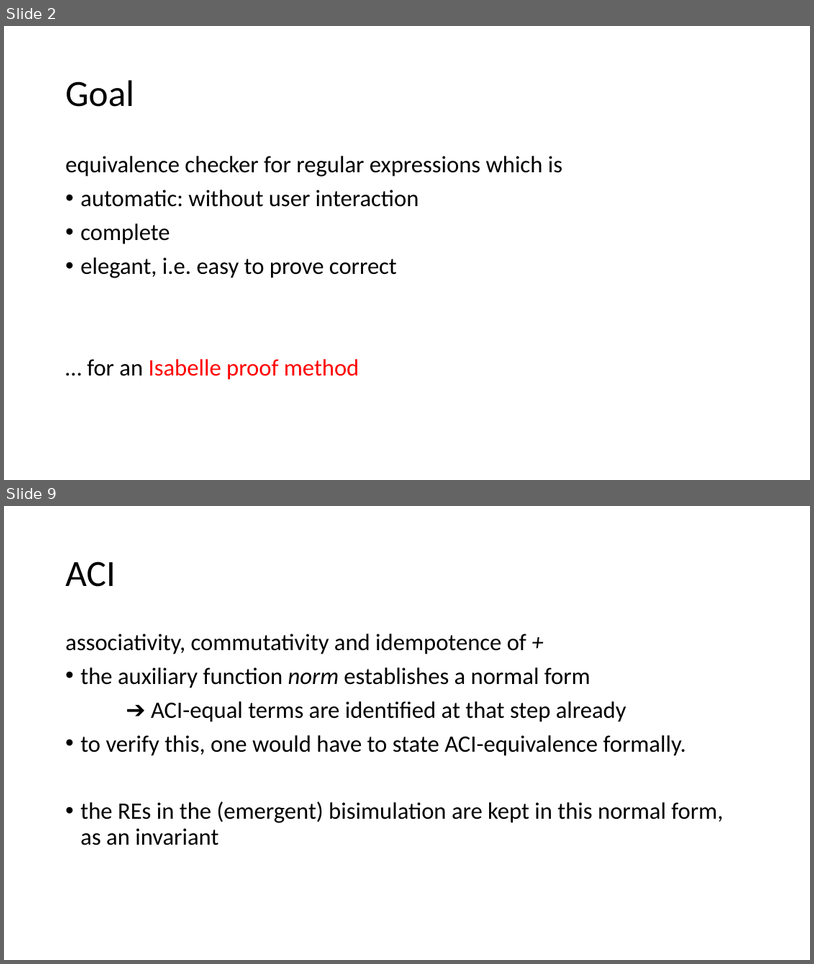
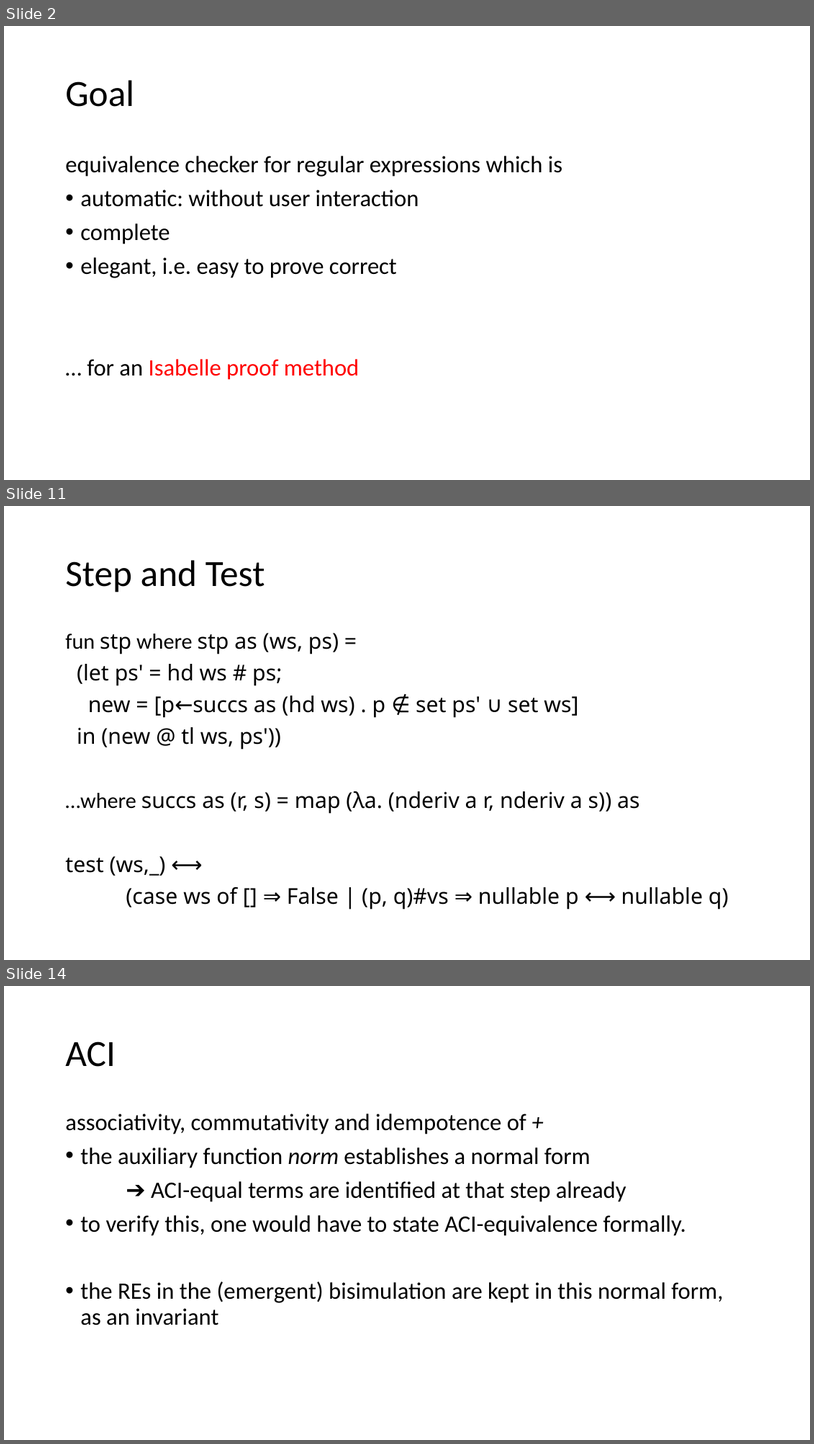
Before and after one commit to Helli/fds_seminar, a slide deck: slides.pptx. Shown one above the other, each under a label of ours: slides 2 and 9 before the commit, slides 2, 11 and 14 after it; the slides between them are not shown. The pictures are 814x964 and 814x1444 pixels, drawn with LibreOffice and Linux fonts; fonts in the diff are those of the drawing. Boxes give left, top, right and bottom in pixels: in the first picture for what was removed or moved away, otherwise in the second. Text is boxed around its words. In the diff, an @@ line names an element or a change of style, - is before the commit and + after.

```diff
--- a/slides.pptx
+++ b/slides.pptx
@@ slide 11 added at [4, 506, 810, 960], background #FFFFFF @@
@@ title added at [65, 560, 265, 592], 44 pt, text #000000 @@
+Step and Test
@@ text added at [65, 633, 729, 909], 25.9 pt, text #000000 @@
+fun stp where stp as (ws, ps) =
+(let ps' = hd ws # ps;
+new = [p←succs as (hd ws) . p ∉ set ps' ∪ set ws]
+in (new @ tl ws, ps'))
+…where succs as (r, s) = map (λa. (nderiv a r, nderiv a s)) as
+test (ws,_) ⟷
+(case ws of [] ⇒ False | (p, q)#vs ⇒ nullable p ⟷ nullable q)
@@ what was slide 9 is now slide 14 @@
```
Also in this commit, not shown: 5 slides changed, 5 other slides added, 7 slides removed, 2 other files.
